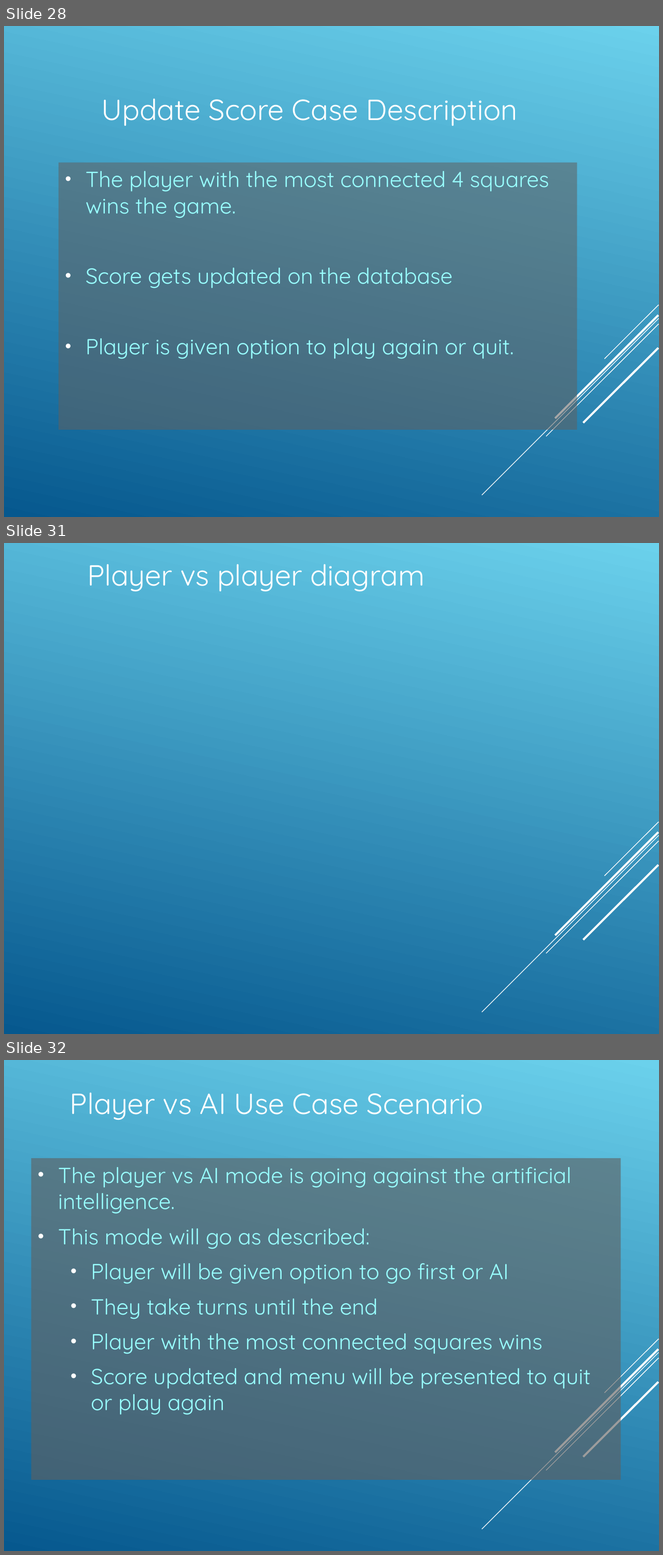
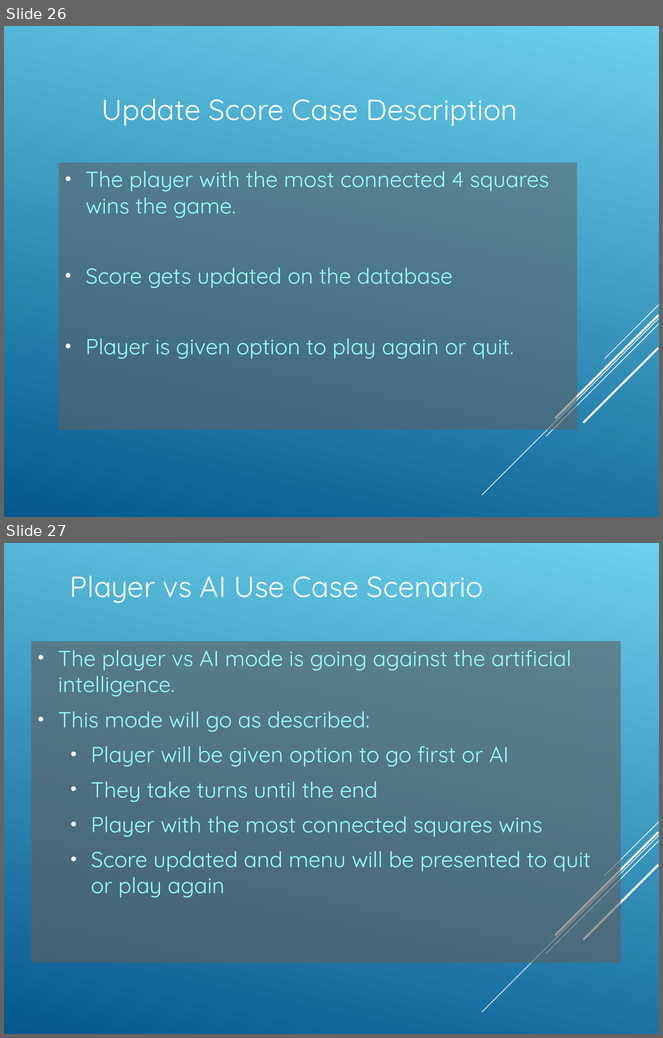
Before and after one commit to Amatarasu/A-Team, a slide deck: Power.Point.Presentation-bk.ppt. Shown one above the other, each under a label of ours: slides 28, 31 and 32 before the commit, slides 26 and 27 after it; the slides between them are not shown. The pictures are 663x1555 and 663x1038 pixels, drawn with LibreOffice and Linux fonts; fonts in the diff are those of the drawing. Boxes give left, top, right and bottom in pixels: in the first picture for what was removed or moved away, otherwise in the second. Text is boxed around its words. In the diff, an @@ line names an element or a change of style, - is before the commit and + after.

Commit message:
added the sequence diagrams to the powerpoint

```diff
--- a/Power.Point.Presentation-bk.ppt
+++ b/Power.Point.Presentation-bk.ppt
@@ slide 31 removed at <box>4,543,659,1034</box>, background gradient #06588E to #6BD1EC; not listed: 5 template elements that a slide beside it also shows @@
@@ title removed at <box>87,564,425,591</box> @@
-Player vs player diagram
@@ what was slide 28 is now slide 26 @@
@@ what was slide 32 is now slide 27 @@
```
Also in this commit, not shown: 3 slides changed, 4 other slides removed, 6 other files.
